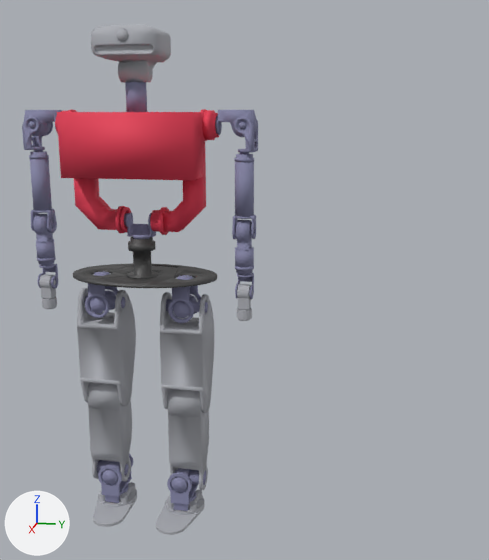
The glTF model public/3d_models/teo3d.glb: old version first, new version second.
The view is the same before and after, from a 50 mm camera at (2.105, 0.768, 0.534) aimed at (0.03, 0.353, 0.015). Lighting does not change. The marker at lower left points along +X, +Y and +Z. Where no turn or scale is listed for an object, it has been applied to the vertices.

Before the edit, the objects in view are built like this:
```python
ob_node = bpy.data.objects.new('node', me_shape0_036)
ob_node.location = (0.0, 0.0, 0.0)
ob_node_002 = bpy.data.objects.new('node.002', me_shape0_039)
ob_node_002.location = (0.0, 0.263, 0.498)
ob_node_003 = bpy.data.objects.new('node.003', me_shape0_038)
ob_node_003.location = (0.0, 0.0, 0.661)
ob_node_019 = bpy.data.objects.new('node.019', me_shape0_062)
ob_node_019.location = (0.0, 0.146, -0.092)
ob_node_020 = bpy.data.objects.new('node.020', me_shape0_063)
ob_node_020.location = (0.0, 0.146, -0.422)
ob_node_023 = bpy.data.objects.new('node.023', me_shape0_066)
ob_node_023.location = (0.0, 0.129, -0.722)
ob_node_026 = bpy.data.objects.new('node.026', me_shape0_069)
ob_node_026.location = (0.0, -0.146, -0.092)
ob_node_027 = bpy.data.objects.new('node.027', me_shape0_070)
ob_node_027.location = (0.0, -0.146, -0.422)
ob_node_030 = bpy.data.objects.new('node.030', me_shape0_073)
ob_node_030.location = (0.0, -0.129, -0.722)
# also in view: 'node.016' at (0.036, 0.0, 0.347); 'node.011' at (0.0, -0.347, 0.276); 'node.022' at (0.002, 0.128, -0.755); 'node.004' at (-0.007, 0.347, 0.469); 'node.024' at (0.001, -0.146, -0.064)
```
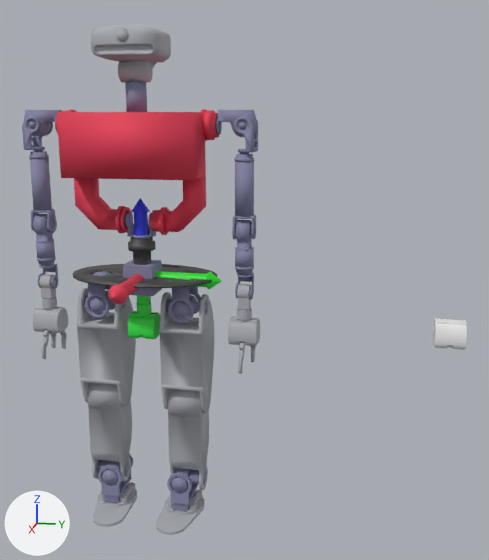
Where the change shows, as pixel boxes (x1, y1, x2, y2) in the pictures (489 x 560 px):
'node', recoloured, surface changed
    both: (107, 237, 217, 288)
'ZYX', added
    after: (108, 199, 222, 304)
'RightFetch', added
    after: (33, 306, 68, 359)
'marker', added (green)
    after: (128, 296, 160, 339)
'LeftFetch', added
    after: (228, 317, 260, 374)
'Wrist', added
    after: (433, 319, 467, 350)

What the commit changed:
Material 'Material.004' (mat_material_004) changes colour from dark grey #4f4f4f to grey #b3b5bc; in linear values from (0.0778, 0.0778, 0.0778) to (0.45, 0.461, 0.5).
In material 'Material.004' (mat_material_004), roughness goes from 0.5 to 0.863.
Material 'Material.006' (mat_material_006) is new.
Its base color is (0.0778, 0.0778, 0.0778) (dark grey #4f4f4f).
Its metallic is 0.315.
Material 'material_9' (mat_material_9) is new.
Its base color is (0.0381, 0.8, 0.0634) (green #37e747).
Material 'Material.001' (mat_material_001) is new.
Its base color is (0.0152, 0.801, 0.0182) (green #21e725).
Material 'Material.009' (mat_material_009) is new.
Its base color is (0.0283, 0.0384, 0.8) (blue #2f37e7).
me_shape0_036 has 756 vertices, 1520 faces and spans x -0.178..0.142, y -0.25..0.25, z 0.0..0.135.
me_shape0_036 no longer uses material mat_material_004 (dark grey #4f4f4f).
me_shape0_036 now uses material mat_material_006 (dark grey #4f4f4f).
me_shape0_046 has 790 vertices, 1542 faces and spans x -0.0251..0.0249, y -0.027..0.026, z -0.0939..0.0251.
me_shape0_046 no longer uses material mat_material_005 (grey #b3b5bc).
me_shape0_046 now uses material mat_material_004 (grey #b3b5bc).
me_shape0_062 has 242 vertices, 488 faces and spans x -0.105..0.061, y -0.072..0.072, z -0.375..0.042.
me_shape0_062 no longer uses material mat_material_005 (grey #b3b5bc).
me_shape0_062 now uses material mat_material_004 (grey #b3b5bc).
me_shape0_069 has 242 vertices, 488 faces and spans x -0.105..0.061, y -0.072..0.072, z -0.375..0.042.
me_shape0_069 no longer uses material mat_material_005 (grey #b3b5bc).
me_shape0_069 now uses material mat_material_004 (grey #b3b5bc).
Mesh me_shape0 is new.
It has 474 vertices, 964 faces and spans x -0.0424..0.0415, y -0.046..0.046, z -0.1726..-0.0924.
Mesh me_shape0_023 is new.
It has 1264 vertices, 2506 faces and spans x -0.056..0.028, y -0.045..0.047, z 0.0..0.198.
It uses material mat_material_9 (green #37e747).
Mesh me_shape0_021 is new.
It has 1464 vertices, 2956 faces and spans x -0.06..0.071, y -0.046..0.046, z -0.259..-0.092.
It uses material mat_material_004 (grey #b3b5bc).
Mesh me_cubo is new.
It has 686 vertices, 1374 faces and spans x -0.05..0.27, y -0.05..0.272, z -0.05..0.267.
Faces by material slot: [12, 454, 454, 454].
It uses material mat_material_007 (blue #8e8fb0).
It uses material mat_material_009 (blue #2f37e7).
It uses material mat_material_001 (green #21e725).
It uses material mat_material_003 (red #e73e58).
Object 'Wrist' (ob_wrist) is new; it shows me_shape0.
Its location is (0.0, 1.0, 0.0).
Object 'marker' (ob_marker) is new; it shows me_shape0_023.
Its location is (0.013, -0.002, -0.206).
Object 'RightFetch' (ob_rightfetch) is new; it shows me_shape0_021.
Its location is (0.0, -0.347, -0.033).
Object 'LeftFetch' (ob_leftfetch) is new; it shows a copy of me_shape0_021.
Its location is (0.0, 0.347, -0.033).
Object 'ZYX' (ob_zyx) is new; it shows me_cubo.
Its location is (0.0, 0.0, 0.0).
